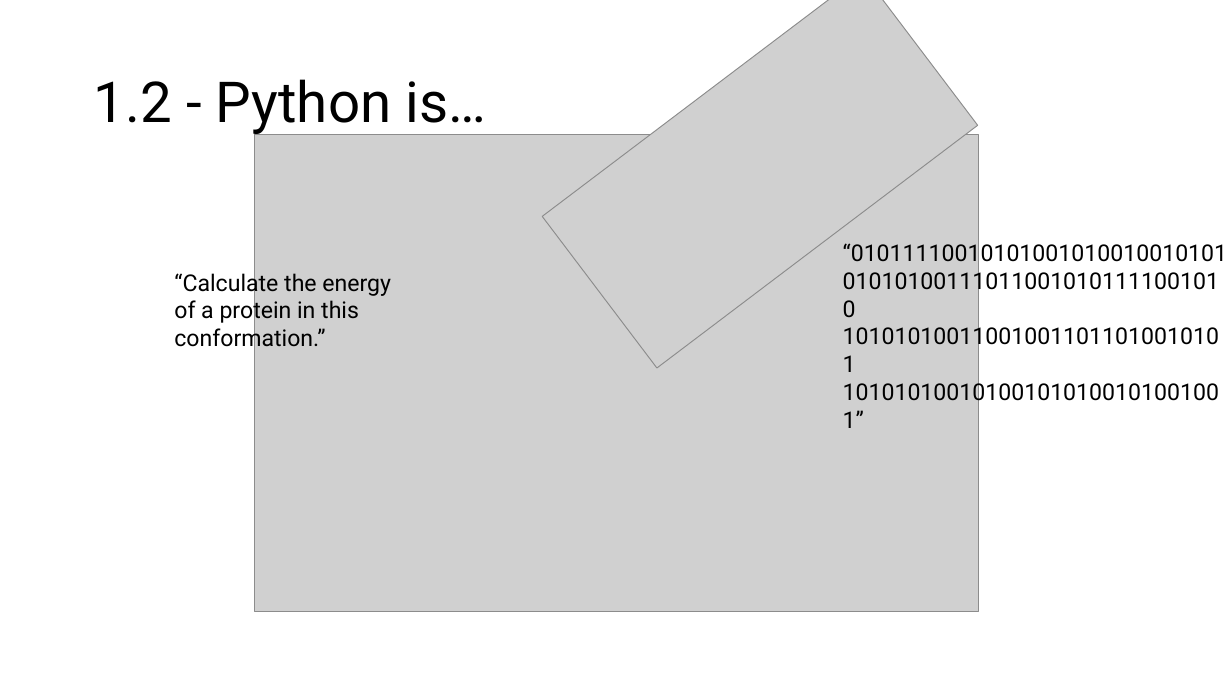
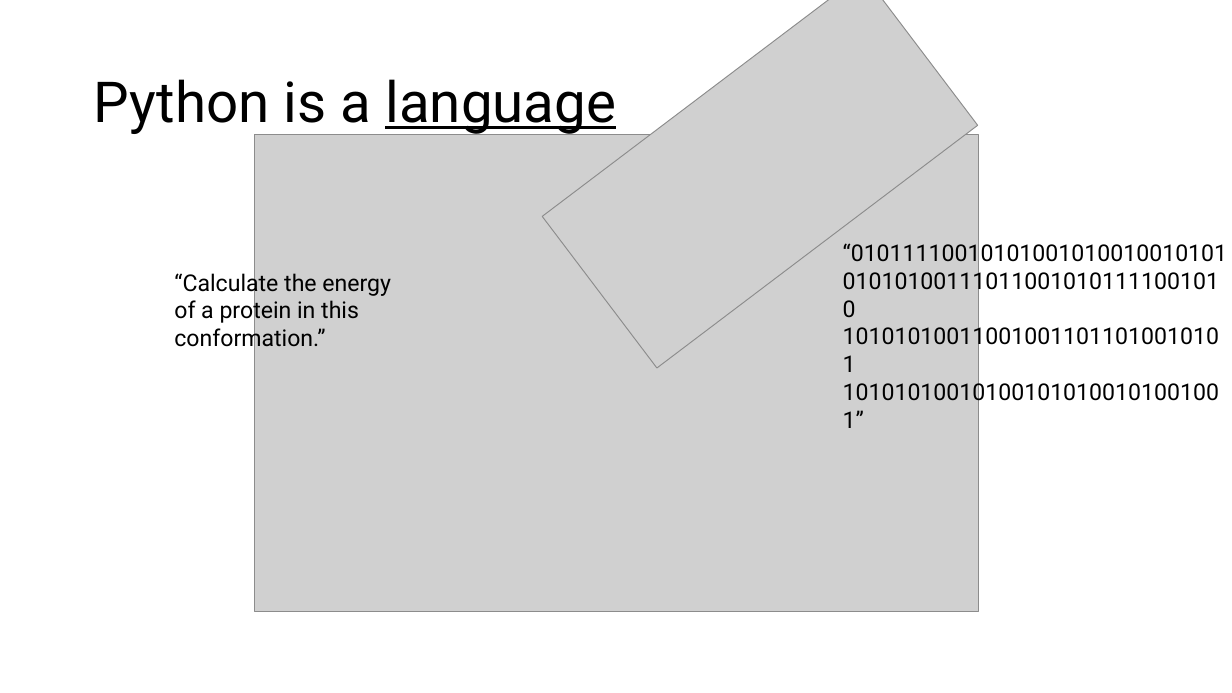
Before and after one commit to Pitt-IshiharaLab/CompBioHA_IntroProgramming2024, a slide deck: slide 4 of IntroProg_1+2.pptx. Drawn at 1232x693 pixels with LibreOffice and Linux fonts; fonts in the diff are those of the drawing; grey boxes stand for pictures. Boxes give left, top, right and bottom in pixels: in the first picture for what was removed or moved away, otherwise in the second. Text is boxed around its words. In the diff, an @@ line names an element or a change of style, - is before the commit and + after.

```diff
--- a/IntroProg_1+2.pptx
+++ b/IntroProg_1+2.pptx
@@ title at [94, 79, 616, 135]: text changed @@
-1.2 - Python is…
+Python is a language
```
Also in this commit, not shown: 10 other slides changed, 1 slide removed, 6 other files.
